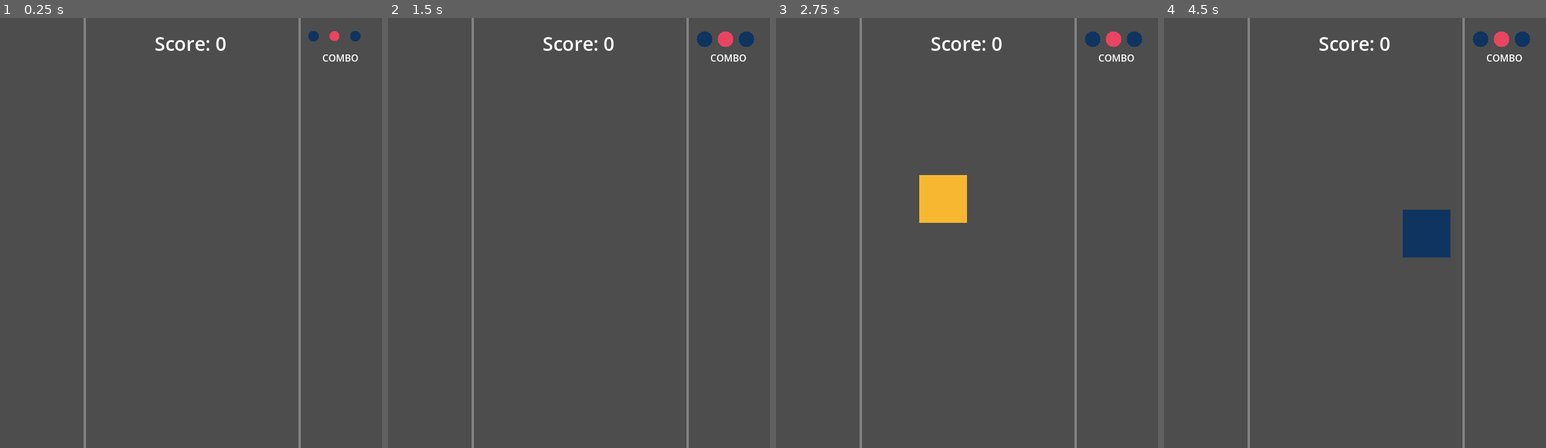
Above: before the commit, frames 1-4 (left to right).
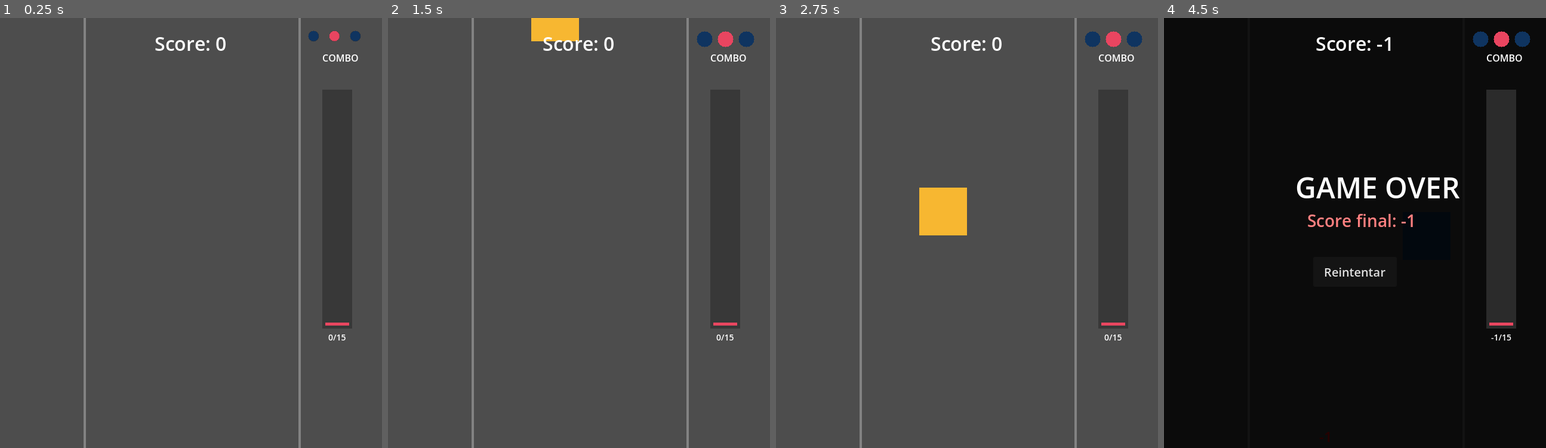
Above: after the commit, the same moments.

Repository: emadAbuzeid95/juego
Game: Godot game, scene res://main.tscn
Two runs of this game, one before a commit and one after it. Both use one fixed random seed, a clock stepped at 60 frames per second and the inputs below.
Inputs (mouse positions are in pixels of both pictures, inside the frame that each line leads up to):
- Up to frame 1 (0.25 s): no input
- Up to frame 2 (1.5 s): move the mouse to (663, 211) at 0.52 s; click (663, 211) at 0.67 s; tap Enter at 1.25 s; move the mouse to (502, 254) at 1.27 s; click (502, 254) at 1.42 s
- Up to frame 3 (2.75 s): move the mouse to (1005, 138) at 2.02 s; click (1005, 138) at 2.17 s
- Up to frame 4 (4.5 s): move the mouse to (1335, 319) at 2.77 s; click (1335, 319) at 2.92 s; move the mouse to (1469, 297) at 3.52 s; click (1469, 297) at 3.67 s; move the mouse to (1240, 168) at 4.27 s; click (1240, 168) at 4.42 s

The runs differ from the first frame. In frame 1, less than 0.1% of the frame differs, in the area x 85-92%, y 70-75%; in frame 2, 0.7%; in frame 3, 0.8%; in frame 4, 99%, in the area x 0-100%, y 0-100%.

Commit message:
feat: add progress bar, level complete screen, difficulty scaling and game over

Diff:
--- a/main.gd
+++ b/main.gd
@@ -9,6 +9,7 @@
 const PLAYER_SIZE: int = 80
 const PIECE_SIZE: int = 80
 const COMBO_SIZE: int = 3
+const PROGRESS_TARGET: int = 15
 
 # === COLORS ===
 const COLOR_PIECE = ["#e94560", "#0f3460", "#16c79a", "#f7b731"]
@@ -20,12 +21,15 @@
 var velocidad_caida: float = 250.0
 var tiempo_spawn: float = 1.5
 var tiempo_actual: float = 0.0
+var tiempo_juego: float = 0.0
 var combo_target: Array[Color] = []
 var combo_progress: Array[Color] = []
 
 # === NODES ===
 @onready var score_label: Label = $UI/ScoreLabel
 @onready var combo_label: Label = $UI/ComboLabel
+@onready var progress_bar: ColorRect = $UI/ProgressBarFill
+@onready var progress_label: Label = $UI/ProgressLabel
 
 # === CLASSES ===
 class Pieza:
@@ -45,6 +49,11 @@
 
 func _process(delta: float) -> void:
 	tiempo_actual += delta
+	tiempo_juego += delta
+
+	velocidad_caida = 250.0 + (tiempo_juego * 5.0)
+	tiempo_spawn = max(0.5, 1.5 - (tiempo_juego * 0.02))
+
 	if tiempo_actual >= tiempo_spawn:
 		tiempo_actual = 0.0
 		spawn_pieza()
@@ -64,8 +73,15 @@
 		pieza.rect.position.y += velocidad_caida * delta
 
 		if pieza.rect.position.y > CATCH_Y + 80:
+			var last_pos := pieza.rect.position + Vector2(PIECE_SIZE / 2, PIECE_SIZE / 2)
 			pieza.rect.queue_free()
 			piezas.remove_at(i)
+			score -= 1
+			show_floating_text(last_pos, -1)
+			score_label.text = "Score: " + str(score)
+			update_progress_bar()
+			if score < 0:
+				game_over()
 
 func check_pieza_click(click_pos: Vector2) -> void:
 	for i in range(piezas.size() - 1, -1, -1):
@@ -111,6 +127,7 @@
 		show_floating_text(click_pos, bonus)
 
 	score_label.text = "Score: " + str(score)
+	update_progress_bar()
 
 func spawn_pieza() -> void:
 	var rect := ColorRect.new()
@@ -189,6 +206,47 @@
 	tween.tween_property(label, "position:y", pos.y - 120, 0.8)
 	tween.tween_callback(label.queue_free)
 
+func update_progress_bar() -> void:
+	var fill_height: float = clamp(float(score) * 400.0 / float(PROGRESS_TARGET), 0.0, 400.0)
+	progress_bar.offset_top = 510.0 - fill_height
+	progress_bar.offset_bottom = 515.0
+	progress_label.text = str(score) + "/" + str(PROGRESS_TARGET)
+
+	if score >= PROGRESS_TARGET:
+		progress_label.text = "COMPLETE!"
+		show_level_complete()
+
+func show_level_complete() -> void:
+	get_tree().paused = true
+
+	var panel := ColorRect.new()
+	panel.name = "LevelCompletePanel"
+	panel.position = Vector2(0, 0)
+	panel.size = Vector2(640, 720)
+	panel.color = Color(0, 0, 0, 0.85)
+	panel.z_index = 100
+	panel.process_mode = Node.PROCESS_MODE_ALWAYS
+	add_child(panel)
+
+	var label := Label.new()
+	label.text = "LEVEL 1 COMPLETE!"
+	label.position = Vector2(160, 250)
+	label.add_theme_color_override("font_color", Color.GREEN)
+	label.add_theme_font_size_override("font_size", 42)
+	panel.add_child(label)
+
+	var button := Button.new()
+	button.text = "Continuar"
+	button.position = Vector2(250, 380)
+	button.size = Vector2(140, 50)
+	button.add_theme_font_size_override("font_size", 20)
+	button.process_mode = Node.PROCESS_MODE_ALWAYS
+	button.pressed.connect(func():
+		get_tree().paused = false
+		panel.queue_free()
+	)
+	panel.add_child(button)
+
 func draw_lane_markers() -> void:
 	var left_boundary := COL_START_X - PLAYER_SIZE / 2
 	var right_boundary := COL_START_X + COLS * COL_WIDTH - PLAYER_SIZE / 2
@@ -248,3 +306,58 @@
 	timer.timeout.connect(func(): particles.queue_free())
 	add_child(timer)
 	timer.start()
+
+# === GAME OVER ===
+func game_over() -> void:
+	get_tree().paused = true
+
+	var panel := ColorRect.new()
+	panel.name = "GameOverPanel"
+	panel.position = Vector2(0, 0)
+	panel.size = Vector2(640, 720)
+	panel.color = Color(0, 0, 0, 0.85)
+	panel.z_index = 100
+	panel.process_mode = Node.PROCESS_MODE_ALWAYS
+	add_child(panel)
+
+	var label := Label.new()
+	label.text = "GAME OVER"
+	label.position = Vector2(220, 250)
+	label.add_theme_color_override("font_color", Color.WHITE)
+	label.add_theme_font_size_override("font_size", 48)
+	panel.add_child(label)
+
+	var score_lbl := Label.new()
+	score_lbl.text = "Score final: " + str(score)
+	score_lbl.position = Vector2(240, 320)
+	score_lbl.add_theme_color_override("font_color", Color(1, 0.5, 0.5))
+	score_lbl.add_theme_font_size_override("font_size", 28)
+	panel.add_child(score_lbl)
+
+	var button := Button.new()
+	button.text = "Reintentar"
+	button.position = Vector2(250, 400)
+	button.size = Vector2(140, 50)
+	button.add_theme_font_size_override("font_size", 20)
+	button.process_mode = Node.PROCESS_MODE_ALWAYS
+	button.pressed.connect(func():
+		get_tree().paused = false
+		restart_game()
+	)
+	panel.add_child(button)
+
+func restart_game() -> void:
+	for pieza in piezas:
+		pieza.rect.queue_free()
+	piezas.clear()
+
+	score = 0
+	combo_target.clear()
+	combo_progress.clear()
+
+	score_label.text = "Score: 0"
+	generate_new_combo()
+
+	var panel := get_node_or_null("GameOverPanel")
+	if panel:
+		panel.queue_free()
--- a/main.tscn
+++ b/main.tscn
@@ -55,3 +55,27 @@
 theme_override_font_sizes/font_size = 16
 text = "COMBO"
 horizontal_alignment = 1
+
+[node name="ProgressBarBackground" type="ColorRect" parent="UI"]
+offset_left = 540.0
+offset_top = 120.0
+offset_right = 590.0
+offset_bottom = 520.0
+color = Color(0.2, 0.2, 0.2, 0.8)
+
+[node name="ProgressBarFill" type="ColorRect" parent="UI"]
+offset_left = 545.0
+offset_top = 510.0
+offset_right = 585.0
+offset_bottom = 515.0
+color = Color(0.913725, 0.27451, 0.376471, 1)
+
+[node name="ProgressLabel" type="Label" parent="UI"]
+offset_left = 530.0
+offset_top = 525.0
+offset_right = 600.0
+offset_bottom = 560.0
+theme_override_colors/font_color = Color(1, 1, 1, 1)
+theme_override_font_sizes/font_size = 14
+text = "0/15"
+horizontal_alignment = 1
